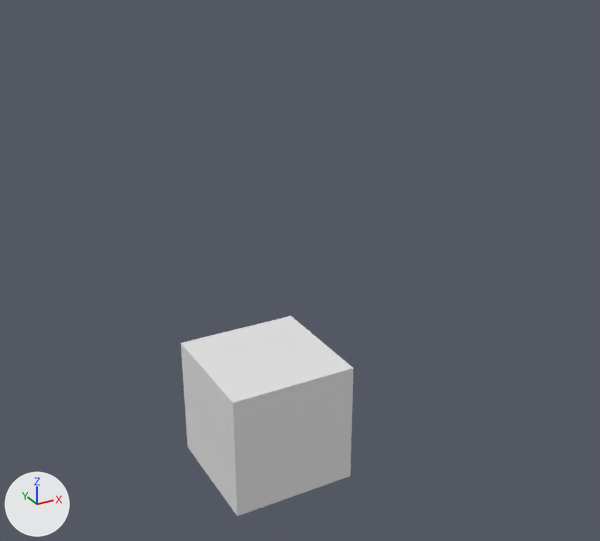
A saved change to the Blender file Simple Textured Cube Example.blend.
Both versions are drawn from a camera (50 mm lens) standing at (-4.99, -10.21, 7.41) and looking at (0.75, 0.22, 2.19). The lights are fixed; the arrows at lower left show +X, +Y and +Z.
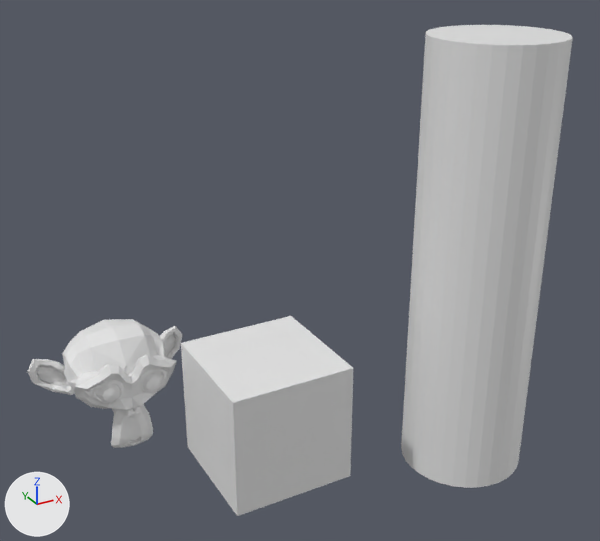
Edits to the bpy script that builds the scene:
```text
Add me_cylinder:
    me_cylinder.from_pydata(...)  # a 32-sided cylinder along z spanning x -1.0..1.0, y -1.0..1.0, z -1.0..6.0
    me_cylinder.materials.append(mat_material)  # its picture is missing
Add me_suzanne:
    me_suzanne.from_pydata(...)  # 507 vertices, 500 faces; spans x -1.37..1.37, y -0.85..0.85, z -0.98..0.98
    me_suzanne.materials.append(mat_material)  # its picture is missing
Add ob_cylinder:
    ob_cylinder = bpy.data.objects.new('Cylinder', me_cylinder)
    ob_cylinder.location = (3.19, -1.06, -0.23)
Add ob_suzanne:
    ob_suzanne = bpy.data.objects.new('Suzanne', me_suzanne)
    ob_suzanne.location = (-1.8, 1.99, 0.03)
```

What differs and where, as boxes [x1, y1, x2, y2] in the pictures (600 x 541 px):
'Cylinder', added: after [401, 25, 573, 488]
'Suzanne', added: after [28, 319, 183, 448]
